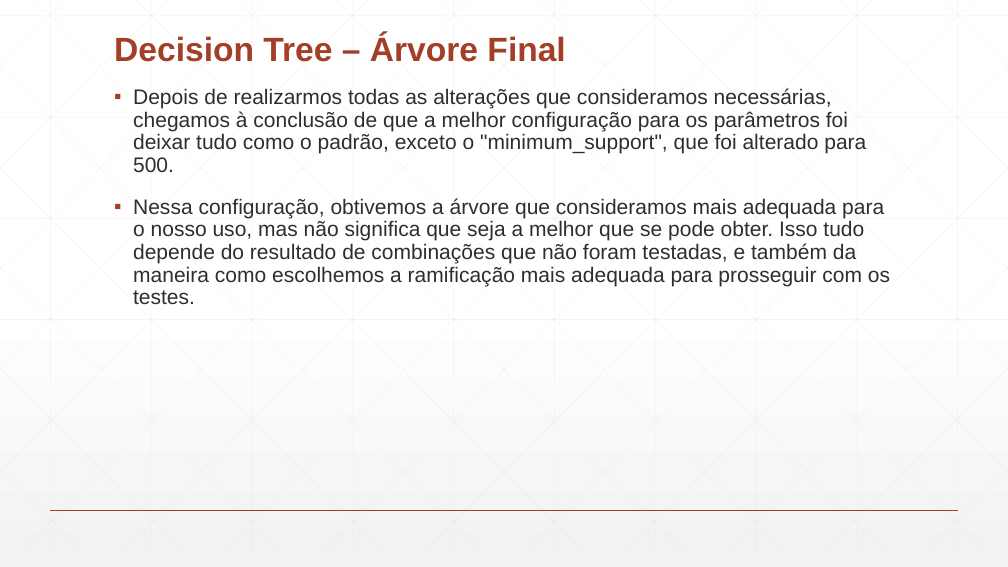
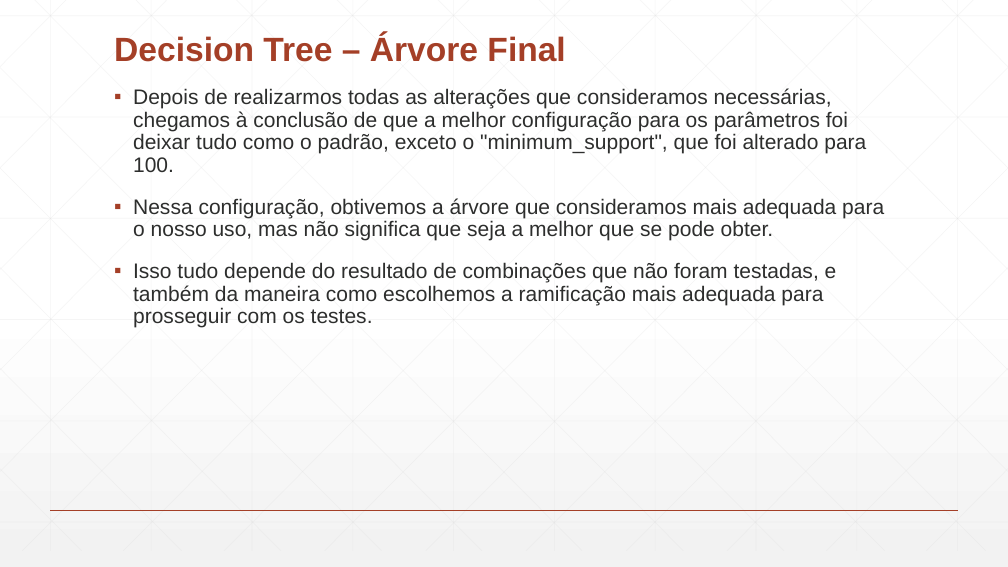
Before and after one commit to Paulitchos/SI_2_TP, a slide deck: slide 10 of Parte_2/DataMining.pptx (slide 8 before the commit). Drawn at 1008x567 pixels with LibreOffice and Linux fonts; fonts in the diff are those of the drawing. Boxes give left, top, right and bottom in pixels: in the first picture for what was removed or moved away, otherwise in the second. Text is boxed around its words. In the diff, an @@ line names an element or a change of style, - is before the commit and + after.

```diff
--- a/Parte_2/DataMining.pptx
+++ b/Parte_2/DataMining.pptx
@@ text at [133,88,884,328]: text changed @@
-▪ Depois de realizarmos todas as alterações que consideramos necessárias, chegamos à conclusão de que a melhor configuração para os parâmetros foi deixar tudo como o padrão, exceto o "minimum_support", que foi alterado para 500.
-▪ Nessa configuração, obtivemos a árvore que consideramos mais adequada para o nosso uso, mas não significa que seja a melhor que se pode obter. Isso tudo depende do resultado de combinações que não foram testadas, e também da maneira como escolhemos a ramificação mais adequada para prosseguir com os testes.
+▪ Depois de realizarmos todas as alterações que consideramos necessárias, chegamos à conclusão de que a melhor configuração para os parâmetros foi deixar tudo como o padrão, exceto o "minimum_support", que foi alterado para 100.
+▪ Nessa configuração, obtivemos a árvore que consideramos mais adequada para o nosso uso, mas não significa que seja a melhor que se pode obter.
+▪ Isso tudo depende do resultado de combinações que não foram testadas, e também da maneira como escolhemos a ramificação mais adequada para prosseguir com os testes.
```
Also in this commit, not shown: 7 other slides changed, 6 slides added, 3 other files.
